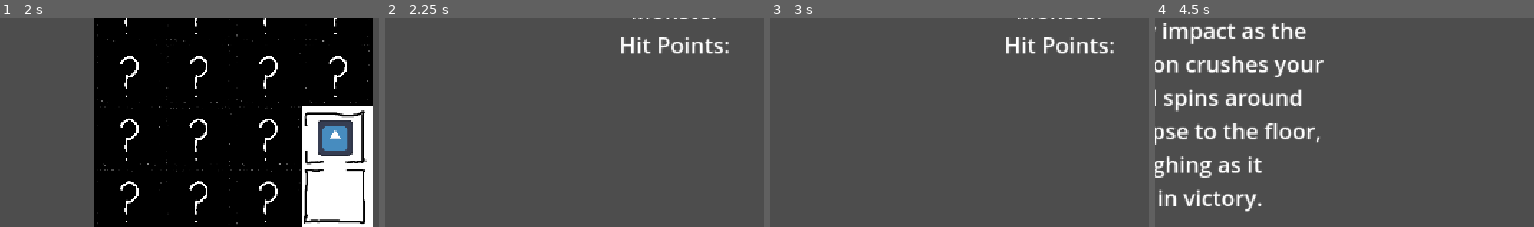
Above: before the commit, frames 1-4 (left to right).
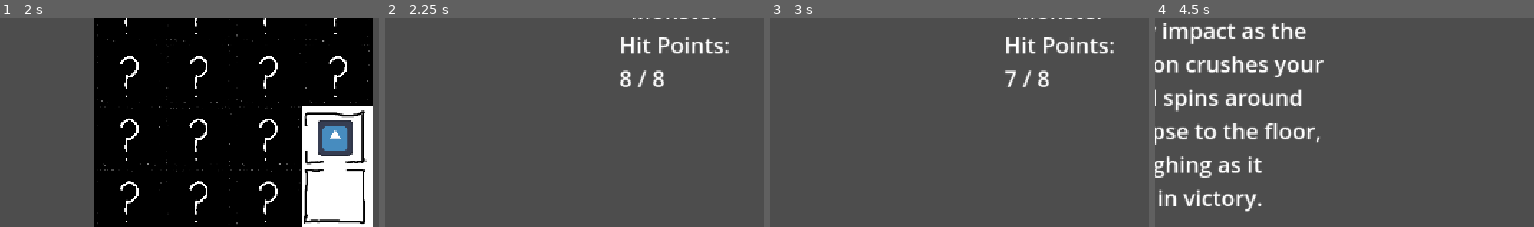
Above: after the commit, the same moments.

Repository: CawsualCrow/Capstone
Game: Godot game, scene res://Scenes/main.tscn
Same seed, same stepped clock (60 frames per second), same inputs: the game is played once before the commit and once after it. The engine's default icon, where the game draws it, is replaced by a stand-in: a white triangle on a blue panel in a dark square.
Inputs:
- Up to frame 1 (2 s): click "Play Game" at 0.5 s; click "North" at 1.25 s
- Up to frame 2 (2.25 s): click "West" at 2 s
- Up to frame 3 (3 s): click "Slash" at 2.75 s
- Up to frame 4 (4.5 s): tap Enter at 4.25 s
The pictures show only the part of the screen within x 50-100%, y 11-61%; the shares and areas given below are measured in that part.

Frame 1 is identical in both runs. In frame 2, 0.4% of the frame differs, in the area x 62-74%, y 24-34%; in frame 3, 0.4%; in frame 4, less than 0.1%.

Commit message:
fix heal bug

Diff:
--- a/samplecombatloop - Copy/Scenes/main.tscn
+++ b/samplecombatloop - Copy/Scenes/main.tscn
@@ -49,6 +49,7 @@
 player_weapon = ExtResource("10_6iyac")
 
 [node name="HUD" type="CanvasLayer" parent="."]
+visible = false
 script = ExtResource("7_6bp64")
 
 [node name="Slash" type="Button" parent="HUD"]
@@ -234,7 +235,6 @@
 popup/item_3/id = 3
 
 [node name="Inventory" type="CanvasLayer" parent="."]
-visible = false
 
 [node name="Inventory_Title" type="Label" parent="Inventory"]
 offset_left = 529.0
--- a/samplecombatloop - Copy/Scripts/character.gd
+++ b/samplecombatloop - Copy/Scripts/character.gd
@@ -78,11 +78,11 @@
 	if (action.heal_amount > 0):
 		action.heal_amount = (dmg + intelligence_bonus + player_weapon.intelligence_boost)
 		heal(action.heal_amount)
-		print("Heal for %s points! (rolled %s + (Int mod) %s + (Weapon bonus) %s)" % [str(action.heal_amount), str(dmg), str(intelligence_bonus), str(player_weapon.intelligence_bost)])
+		# print("Heal for %s points! (rolled %s + (Int mod) %s + (Weapon bonus) %s)" % [str(action.heal_amount), str(dmg), str(intelligence_bonus), str(player_weapon.intelligence_bost)])
 	if (action.melee_damage > 0):
 		action.melee_damage = (dmg + strength_bonus + player_weapon.strength_boost)
 		opponent.take_damage(action.melee_damage)
-		print("Take %s damage! (rolled %s + (Str mod) %s + (Weapon bonus) %s)" % [str(action.melee_damage), str(dmg), str(strength_bonus), str(player_weapon.strength_boost)])
+		# print("Take %s damage! (rolled %s + (Str mod) %s + (Weapon bonus) %s)" % [str(action.melee_damage), str(dmg), str(strength_bonus), str(player_weapon.strength_boost)])
 
 func _play_audio (steam : AudioStream):
 	pass
Not shown, changed: samplecombatloop - Copy/release_android.apk
Not shown, changed: samplecombatloop - Copy/release_android.apk.idsig
Not shown, changed: samplecombatloop - Copy/release_game.pck
